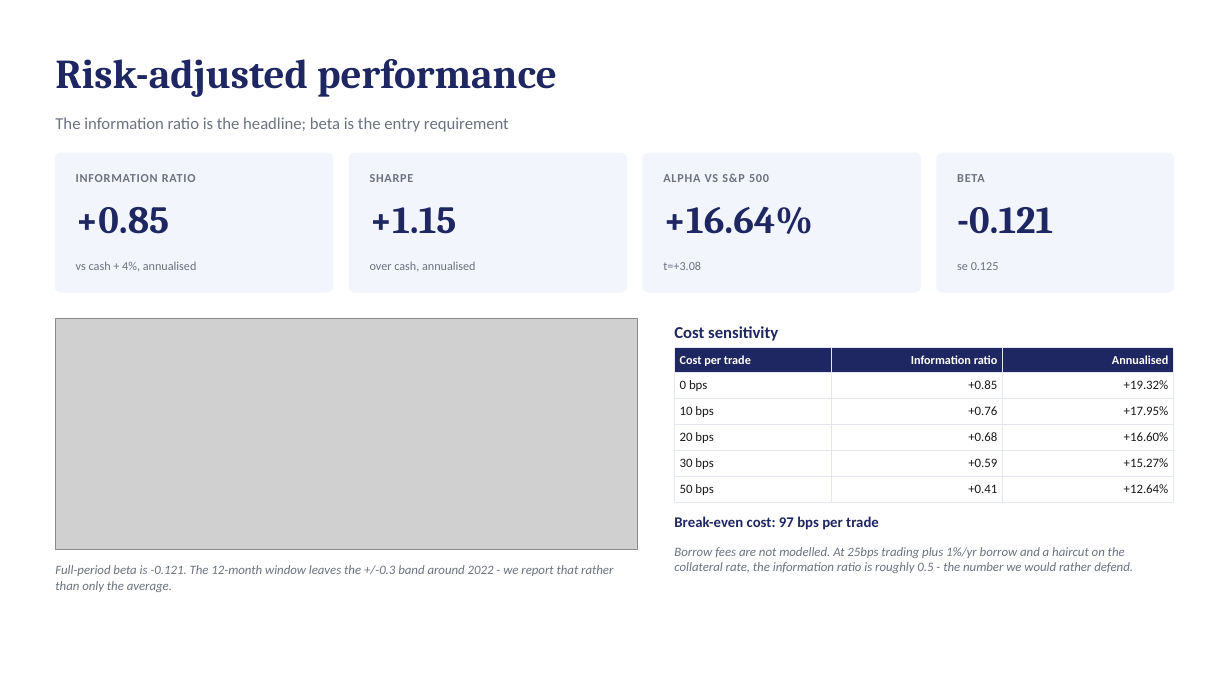
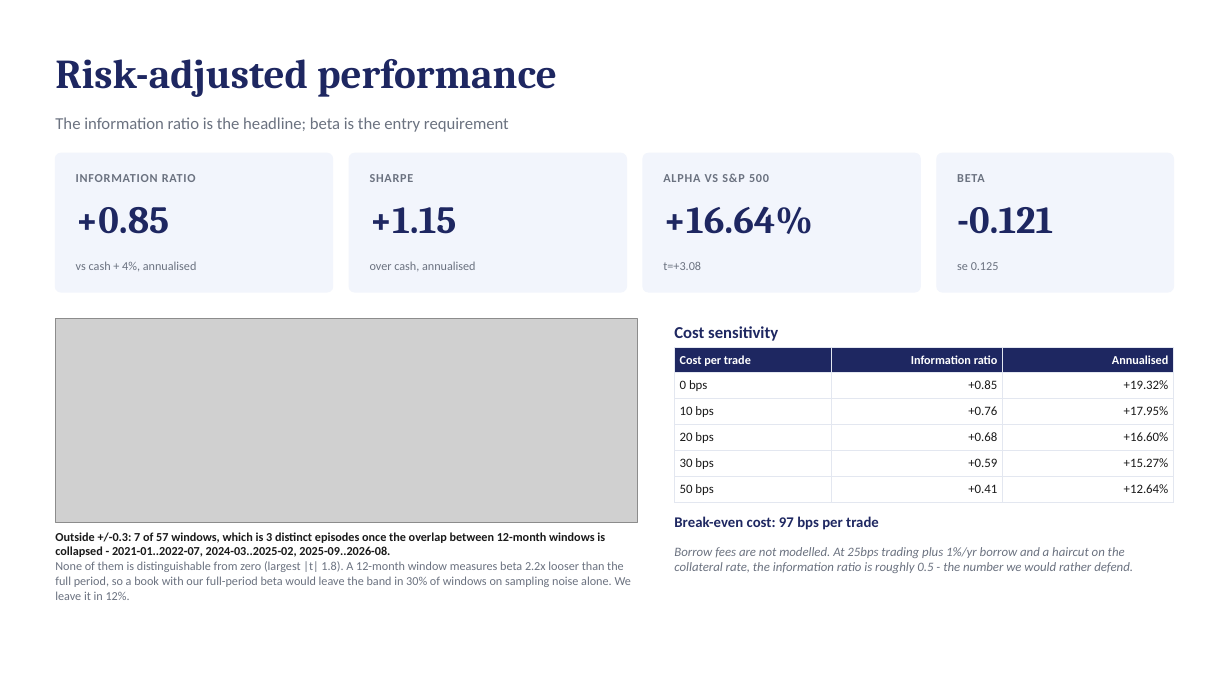
Before and after one commit to TonyTran03/hackathonfiam_zzz, a slide deck: slide 5 of 05_submission/FIAM_deck.pptx. Drawn at 1232x693 pixels with LibreOffice and Linux fonts; fonts in the diff are those of the drawing; grey boxes stand for pictures. Boxes give left, top, right and bottom in pixels: in the first picture for what was removed or moved away, otherwise in the second. Text is boxed around its words. In the diff, an @@ line names an element or a change of style, - is before the commit and + after.

Commit message:
Name the rolling-beta breaches; add an IR decomposition tool
The rolling-beta chart is the first thing a judge looks at, and seven windows
sit outside +/-0.3. Leaving that for them to find was the wrong call, so the
robustness stage now works out what the breaches are and the slide states it:

  - the seven windows are three episodes, not seven events; 12-month windows
    overlap, so one stretch of 2021-22 is counted five times;
  - none of them is distinguishable from zero, largest |t| 1.8;
  - a 12-month window measures beta 2.2x less precisely than the full period,
    and at that precision a book with our full-period beta would leave the
    band in 30% of windows on noise alone. We leave it in 12%.

Also adds 12_ir_decomposition.py, which splits a change in information ratio
into the part from higher return and the part from lower volatility. A
constraint sold as removing uncompensated risk should move the denominator; if
it moves the numerator instead, the implementation needs re-reading before the
number is quoted. Validated against synthetic cases where the answer is known.

```diff
--- a/05_submission/FIAM_deck.pptx
+++ b/05_submission/FIAM_deck.pptx
@@ picture: place and size @@
-picture at box(55, 319, 638, 550)
+picture at box(55, 319, 638, 522)
@@ text at box(55, 532, 631, 600): text changed; size 10 to 9.5 pt; italic off @@
-Full-period beta is -0.121. The 12-month window leaves the +/-0.3 band around 2022 - we report that rather than only the average.
+Outside +/-0.3: 7 of 57 windows, which is 3 distinct episodes once the overlap between 12-month windows is collapsed - 2021-01..2022-07, 2024-03..2025-02, 2025-09..2026-08.
+None of them is distinguishable from zero (largest |t| 1.8). A 12-month window measures beta 2.2x looser than the full period, so a book with our full-period beta would leave the band in 30% of windows on sampling noise alone. We leave it in 12%.
@@ text "Outside +/-0.3: 7 of 57 ..." at box(55, 532, 631, 600): vertical alignment middle to top @@
```
Also in this commit, not shown: 4 other files.
